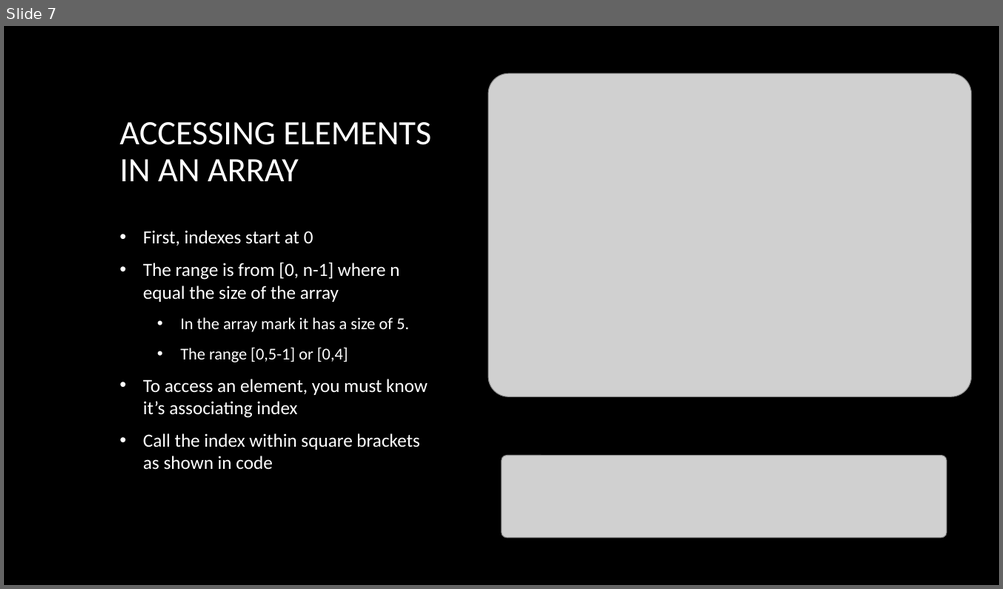
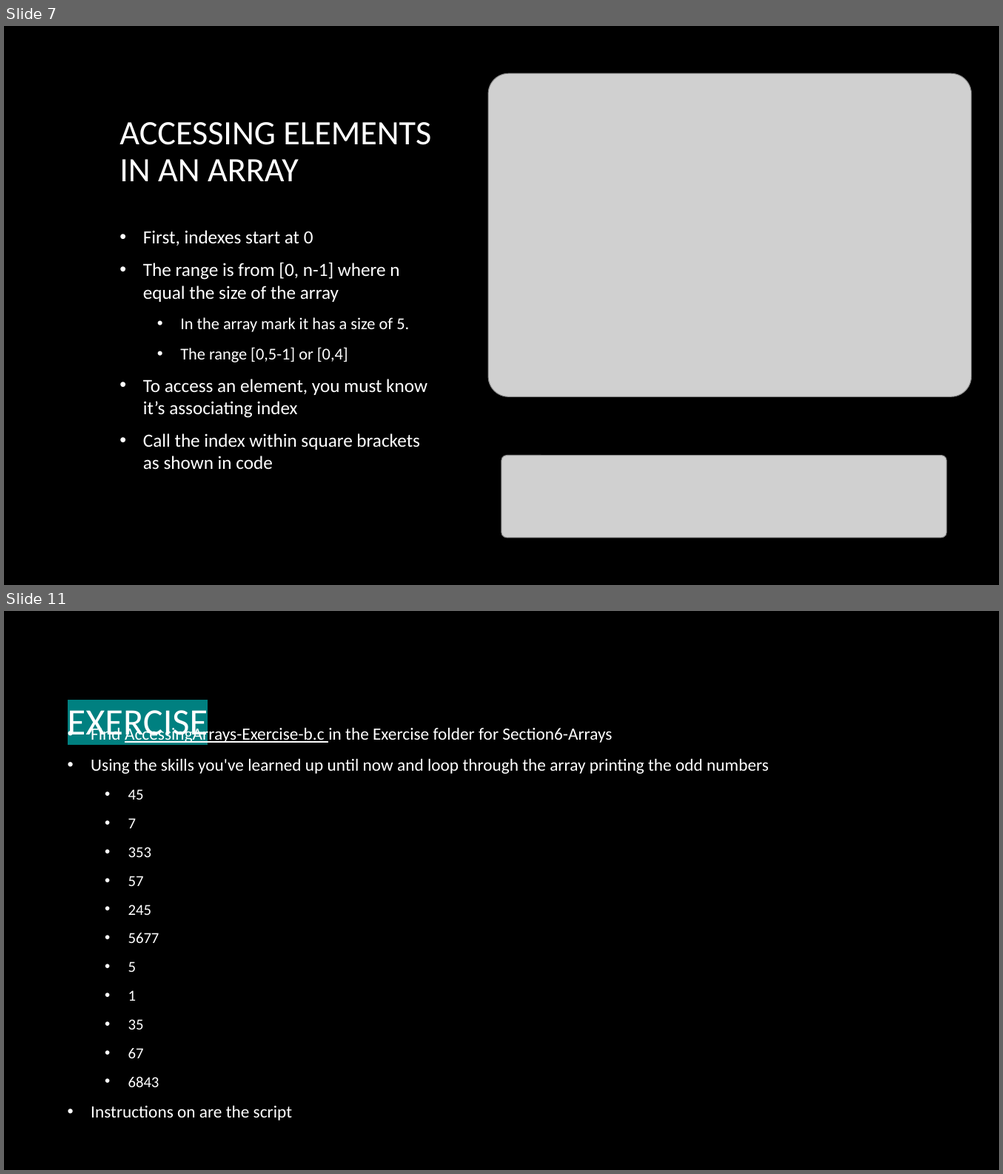
Before and after one commit to fopineda/C-Class, a slide deck: C-Course/Slides/Section6-Arrays.pptx. Shown one above the other, each under a label of ours: slide 7 before the commit, slides 7 and 11 after it; the slides between them are not shown. The pictures are 1003x589 and 1003x1174 pixels, drawn with LibreOffice and Linux fonts; fonts in the diff are those of the drawing; grey boxes stand for pictures; background and template pictures are left out. Boxes give left, top, right and bottom in pixels: in the first picture for what was removed or moved away, otherwise in the second. Text is boxed around its words. In the diff, an @@ line names an element or a change of style, - is before the commit and + after.

Commit message:
Finished Section6-Arrays

```diff
--- a/C-Course/Slides/Section6-Arrays.pptx
+++ b/C-Course/Slides/Section6-Arrays.pptx
@@ slide 11 added at (x1=4, y1=611, x2=999, y2=1170), background picture (left out) @@
@@ title added at (x1=68, y1=704, x2=208, y2=743), 36 pt, text #FFFFFF @@
+EXERCISE
@@ text added at (x1=91, y1=725, x2=768, y2=1121), 16.6 pt, text #FFFFFF @@
+• Find AccessingArrays-Exercise-b.c in the Exercise folder for Section6-Arrays
+• Using the skills you've learned up until now and loop through the array printing the odd numbers
+  • 45
+  • 7
+  • 353
+  • 57
+  • 245
+  • 5677
+  • 5
+  • 1
+  • 35
+  • 67
+  • 6843
+• Instructions on are the script
```
Also in this commit, not shown: 5 slides changed, 5 other slides added, 2 slides removed, 13 other files.
